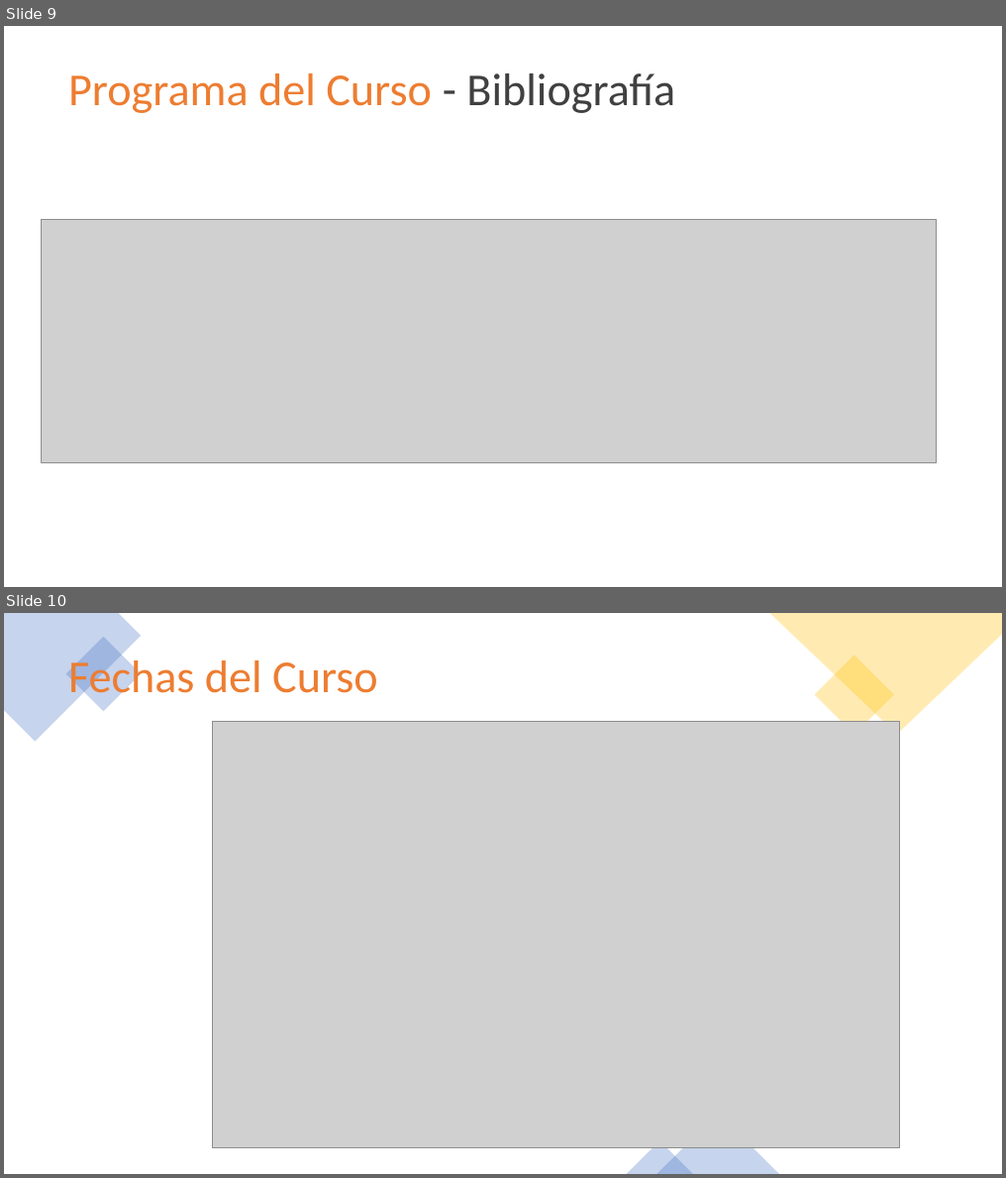
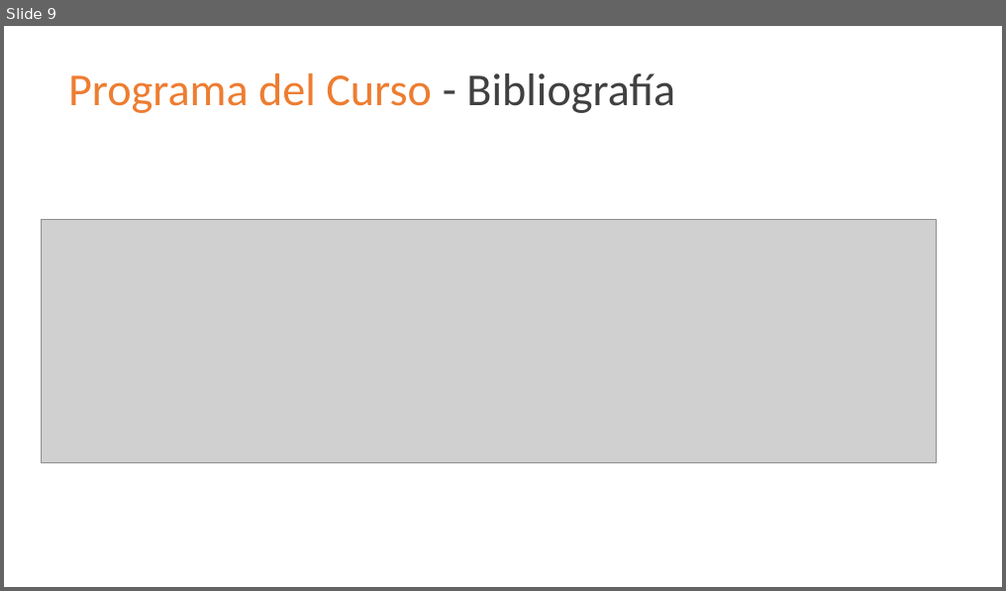
Before and after one commit to domingomery/imagenes, a slide deck: clases/Cap00_Lineas_Generales/program/IMG00_PresentationCurso.pptx. Shown one above the other, each under a label of ours: slides 9 and 10 before the commit, slide 9 after it. The pictures are 1006x1178 and 1006x591 pixels, drawn with LibreOffice and Linux fonts; fonts in the diff are those of the drawing; grey boxes stand for pictures. Boxes give left, top, right and bottom in pixels: in the first picture for what was removed or moved away, otherwise in the second. Text is boxed around its words. In the diff, an @@ line names an element or a change of style, - is before the commit and + after.

```diff
--- a/clases/Cap00_Lineas_Generales/program/IMG00_PresentationCurso.pptx
+++ b/clases/Cap00_Lineas_Generales/program/IMG00_PresentationCurso.pptx
@@ slide 10 removed at [4, 613, 1002, 1174], background #FFFFFF @@
@@ freeform shape removed at [4, 613, 141, 742] @@
@@ rectangle removed at [66, 637, 142, 712] @@
@@ freeform shape removed at [770, 613, 1002, 735] @@
@@ text removed at [68, 654, 378, 703] @@
-Fechas del Curso
@@ rectangle removed at [815, 656, 894, 735] @@
@@ picture removed at [212, 722, 900, 1149] @@
@@ triangle removed at [656, 1114, 779, 1174] @@
@@ triangle removed at [627, 1142, 693, 1174] @@
```
Also in this commit, not shown: 5 slides changed, 13 other files.
